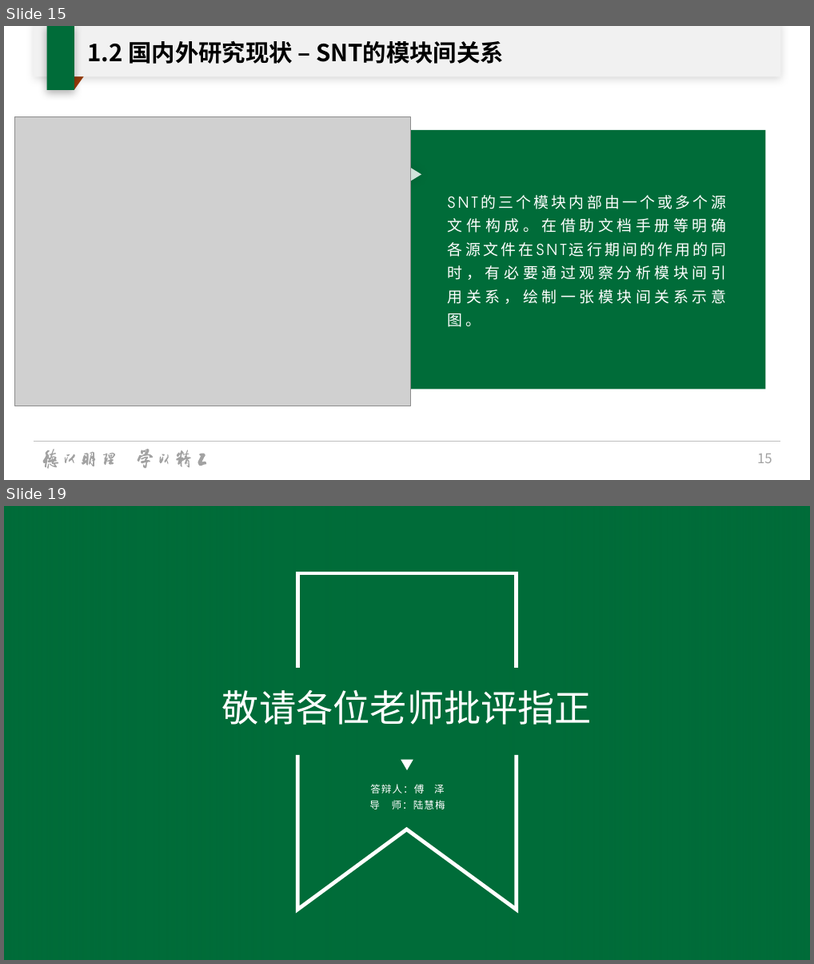
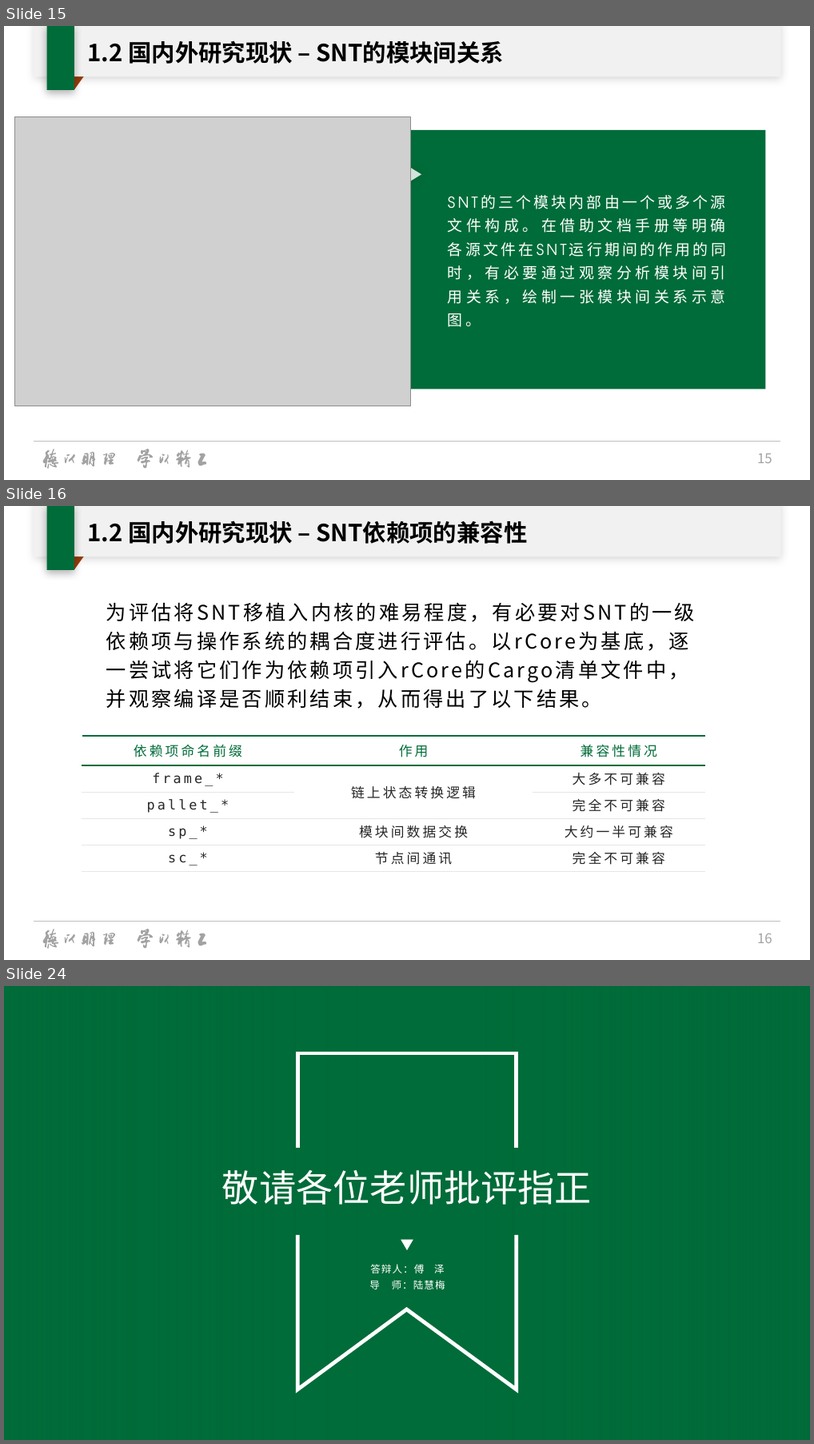
Before and after one commit to oscourse-tsinghua/openingreport-fze2023, a slide deck: slide.pptx. Shown one above the other, each under a label of ours: slides 15 and 19 before the commit, slides 15, 16 and 24 after it; the slides between them are not shown. The pictures are 814x964 and 814x1444 pixels, drawn with LibreOffice and Linux fonts; fonts in the diff are those of the drawing; grey boxes stand for pictures; background and template pictures are left out. Boxes give left, top, right and bottom in pixels: in the first picture for what was removed or moved away, otherwise in the second. Text is boxed around its words. In the diff, an @@ line names an element or a change of style, - is before the commit and + after.

```diff
--- a/slide.pptx
+++ b/slide.pptx
@@ slide 16 added at bbox=[4, 506, 810, 960], background #FFFFFF; not listed: 22 template elements that a slide beside it also shows @@
@@ title added at bbox=[88, 520, 527, 544], 28 pt, text #000000, bold @@
+1.2 国内外研究现状 – SNT依赖项的兼容性
@@ text added at bbox=[106, 602, 695, 708], 24 pt, text #000000 @@
+为评估将SNT移植入内核的难易程度，有必要对SNT的一级依赖项与操作系统的耦合度进行评估。以rCore为基底，逐一尝试将它们作为依赖项引入rCore的Cargo清单文件中，并观察编译是否顺利结束，从而得出了以下结果。
@@ table added at bbox=[82, 736, 705, 872], 5 rows, 3 columns @@
+依赖项命名前缀 | 作用 | 兼容性情况
+frame_* | 链上状态转换逻辑 | 大多不可兼容
+pallet_* |  | 完全不可兼容
+sp_* | 模块间数据交换 | 大约一半可兼容
+sc_* | 节点间通讯 | 完全不可兼容
@@ what was slide 19 is now slide 24 @@
```
Also in this commit, not shown: 5 slides changed, 5 other slides added, 1 slide removed, 1 other file.
